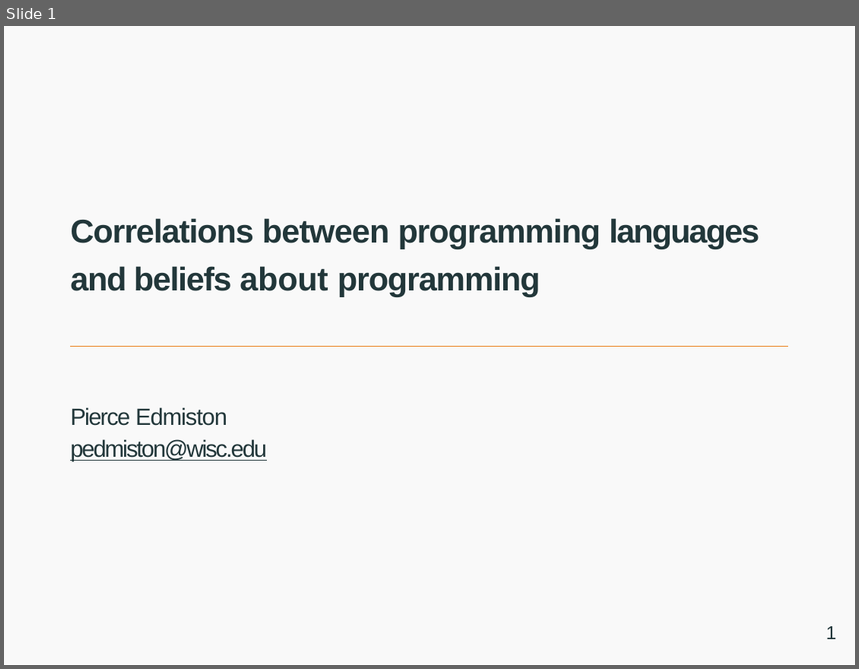
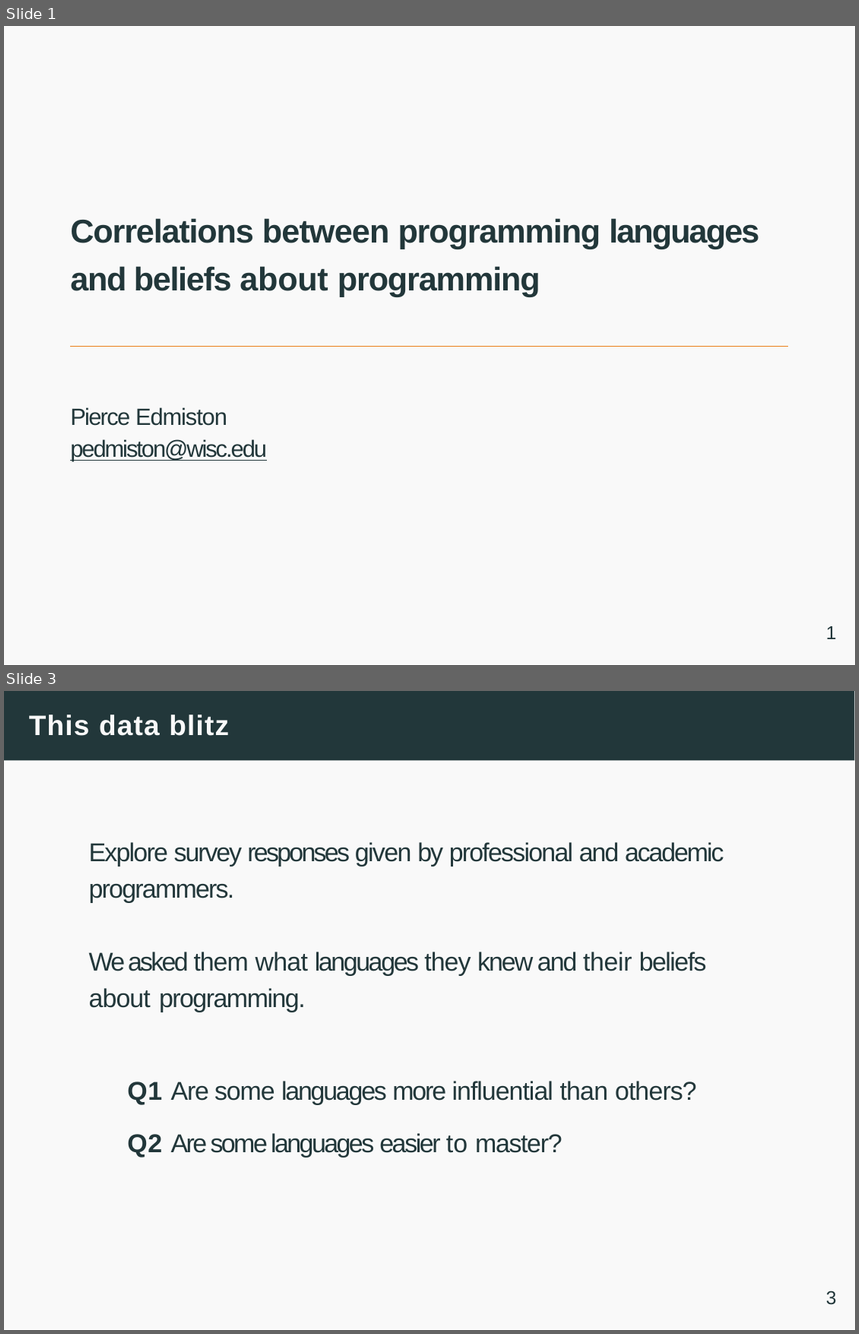
Before and after one commit to qiawenl2/programming-questionnaire, a slide deck: data-blitz.pptx. Shown one above the other, each under a label of ours: slide 1 before the commit, slides 1 and 3 after it; the slides between them are not shown. The pictures are 859x669 and 859x1334 pixels, drawn with LibreOffice and Linux fonts; fonts in the diff are those of the drawing. Boxes give left, top, right and bottom in pixels: in the first picture for what was removed or moved away, otherwise in the second. Text is boxed around its words. In the diff, an @@ line names an element or a change of style, - is before the commit and + after.

Commit message:
Final updates to data blitz slides(old)

```diff
--- a/data-blitz.pptx
+++ b/data-blitz.pptx
@@ slide 3 added at [4, 691, 855, 1330], background #FFFFFF @@
@@ freeform shape added at [4, 691, 855, 760], fill #22373A @@
@@ title added at [29, 715, 229, 736], 12 pt, text #F9F9F9, bold @@
+This data blitz
@@ freeform shape added at [4, 760, 855, 1329], fill #F9F9F9 @@
@@ text added at [89, 842, 724, 1012], 11 pt, text #22373A @@
+Explore survey responses given by professional and academic programmers.
+We asked them what languages they knew and their beliefs about programming.
@@ text added at [127, 1081, 697, 1158], 11 pt, text #22373A @@
+Q1 Are some languages more influential than others?
+Q2 Are some languages easier to master?
@@ page number added at [826, 1291, 837, 1305], 8 pt, text #22373A @@
+3
```
Also in this commit, not shown: 6 slides changed, 2 slides removed.
